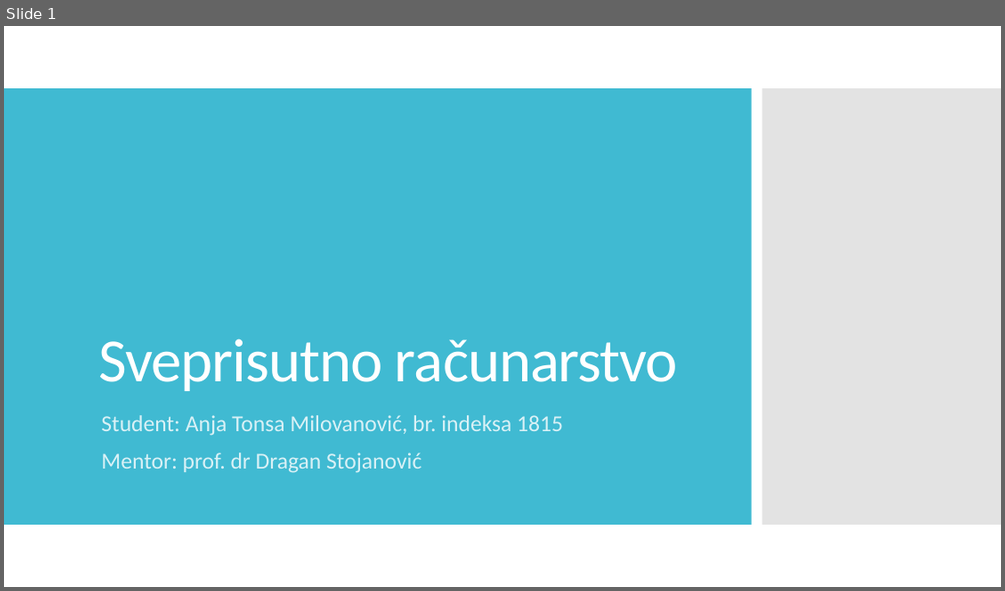
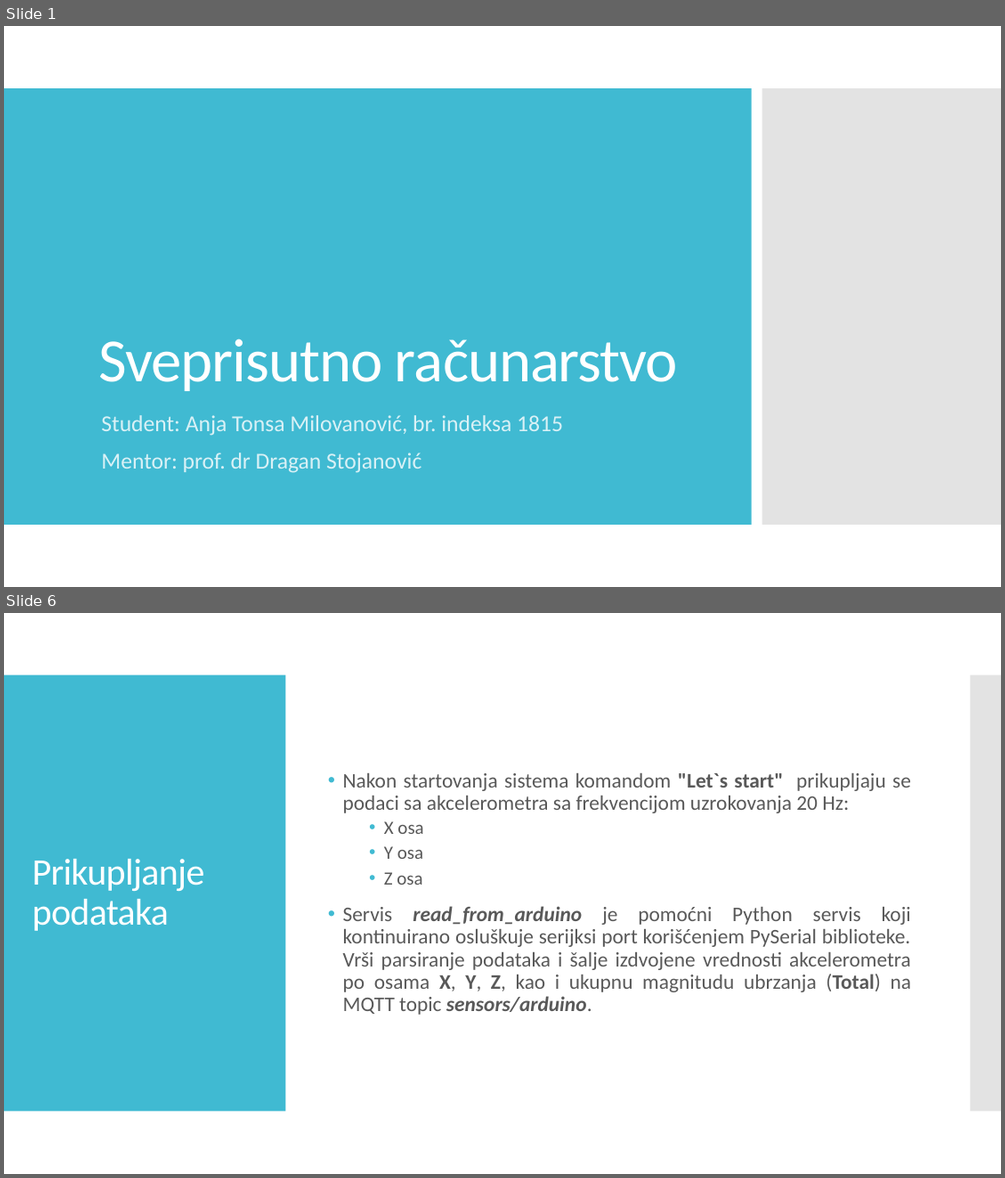
Before and after one commit to anjatonsa/ips-project2, a slide deck: Sveprisutno računarstvo - Projekat 2.pptx. Shown one above the other, each under a label of ours: slide 1 before the commit, slides 1 and 6 after it; the slides between them are not shown. The pictures are 1005x591 and 1005x1178 pixels, drawn with LibreOffice and Linux fonts; fonts in the diff are those of the drawing. Boxes give left, top, right and bottom in pixels: in the first picture for what was removed or moved away, otherwise in the second. Text is boxed around its words. In the diff, an @@ line names an element or a change of style, - is before the commit and + after.

```diff
--- a/Sveprisutno računarstvo - Projekat 2.pptx
+++ b/Sveprisutno računarstvo - Projekat 2.pptx
@@ slide 6 added at [4,613,1001,1174], background #FFFFFF @@
@@ rectangle added at [4,675,286,1111], fill #40BAD2 @@
@@ rectangle added at [971,675,1001,1111], fill #C8C8C8 at 50% opacity @@
@@ text added at [343,773,911,1014], 20 pt, text #595959 @@
+• Nakon startovanja sistema komandom "Let`s start" prikupljaju se podaci sa akcelerometra sa frekvencijom uzrokovanja 20 Hz:
+  • X osa
+  • Y osa
+  • Z osa
+• Servis read_from_arduino je pomoćni Python servis koji kontinuirano osluškuje serijksi port korišćenjem PySerial biblioteke. Vrši parsiranje podataka i šalje izdvojene vrednosti akcelerometra po osama X, Y, Z, kao i ukupnu magnitudu ubrzanja (Total) na MQTT topic sensors/arduino.
@@ title added at [32,859,205,931], 36 pt, text #FFFFFF @@
+Prikupljanje podataka
```
Also in this commit, not shown: 5 slides changed, 2 other slides added, 3 slides removed, 3 other files.
